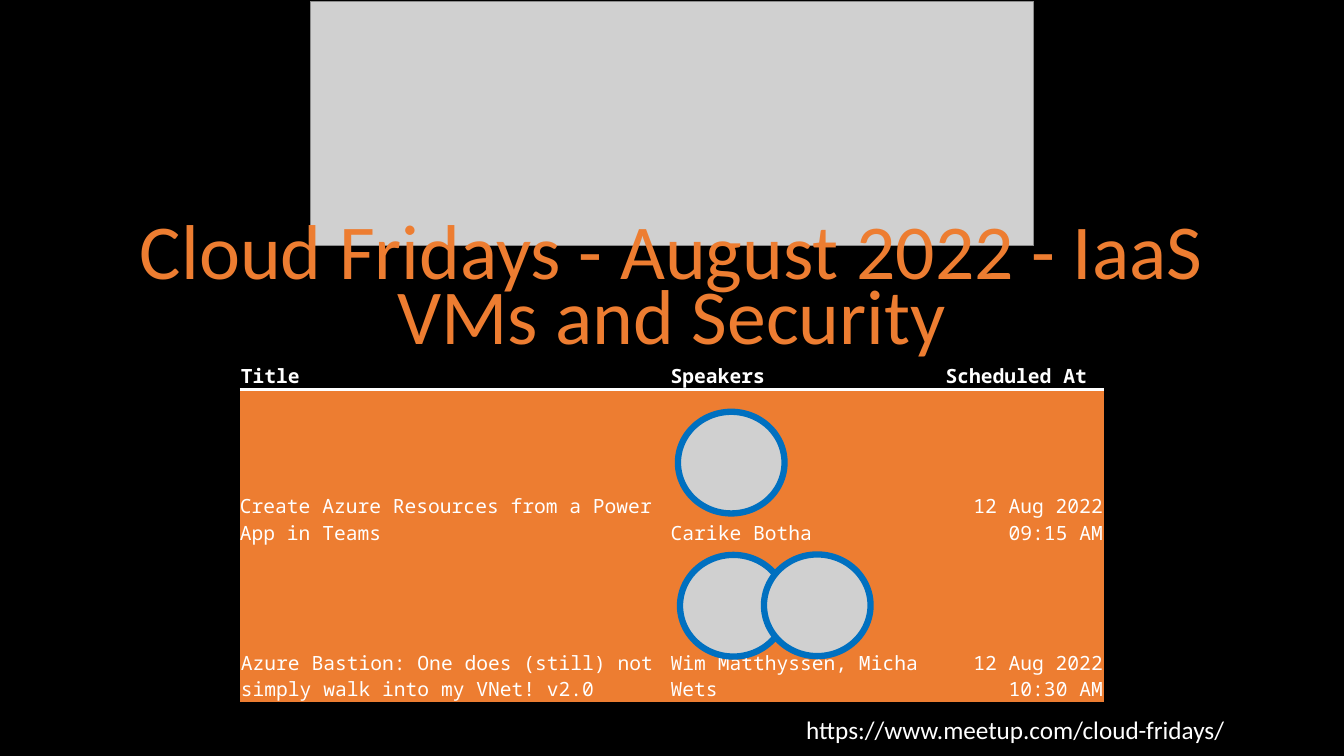
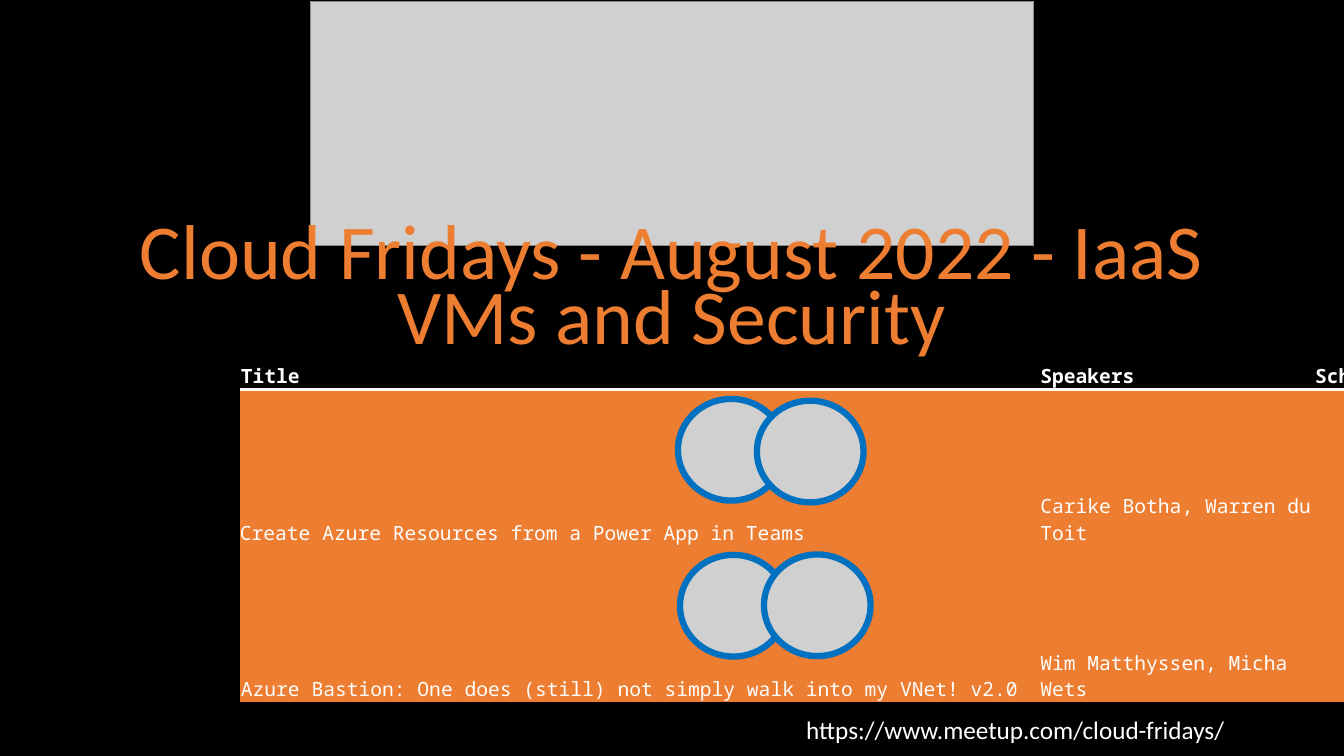
Before and after one commit to nicolasblank/cloudfridays, a slide deck: slide 1 of content/August 2022/Cloud Fridays August 2022.pptx. Drawn at 1344x756 pixels with LibreOffice and Linux fonts; fonts in the diff are those of the drawing; grey boxes stand for pictures; background and template pictures are left out. Boxes give left, top, right and bottom in pixels: in the first picture for what was removed or moved away, otherwise in the second. Text is boxed around its words. In the diff, an @@ line names an element or a change of style, - is before the commit and + after.

Commit message:
Remove .DS_Store and temp files, update August assets
Deleted multiple .DS_Store and temporary Office files to clean up the repository. Updated 'Cloud Fridays August 2022.pptx' and 'Meetup Event Slide.png', and added 'Warren du Toit.jfif' to the August 2022 content.

```diff
--- a/content/August 2022/Cloud Fridays August 2022.pptx
+++ b/content/August 2022/Cloud Fridays August 2022.pptx
@@ table at (x1=240, y1=345, x2=1344, y2=707) @@
-row 2, column 2: Carike Botha
+row 2, column 2: Carike Botha, Warren du Toit
@@ table resized from (x1=240, y1=345, x2=1104, y2=707) to (x1=240, y1=345, x2=1344, y2=707) @@
@@ picture moved from (x1=679, y1=412, x2=785, y2=514) to (x1=679, y1=399, x2=785, y2=501) @@
@@ picture added at (x1=757, y1=401, x2=864, y2=503) @@
```
Also in this commit, not shown: 1 slide added, 12 other files.
